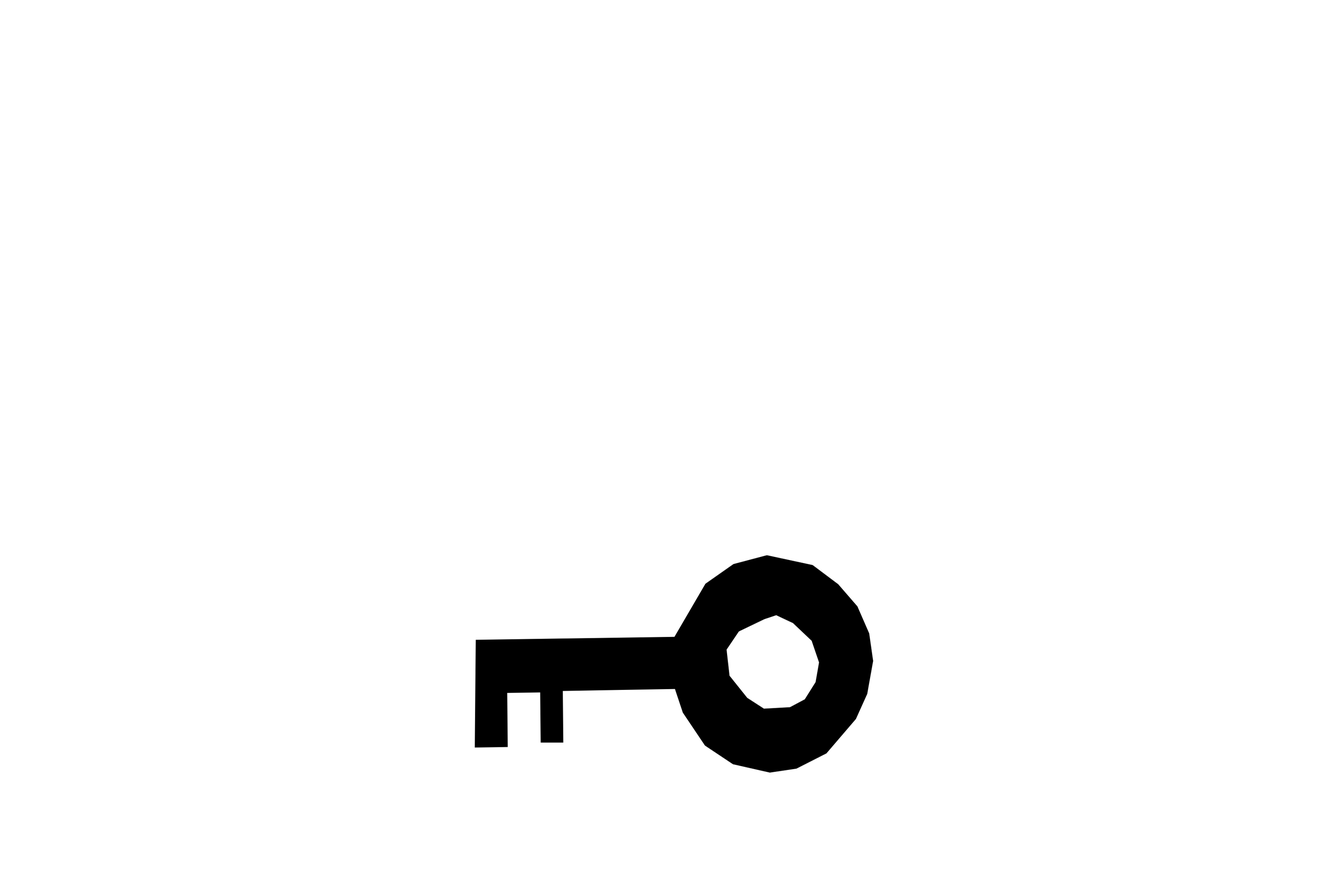
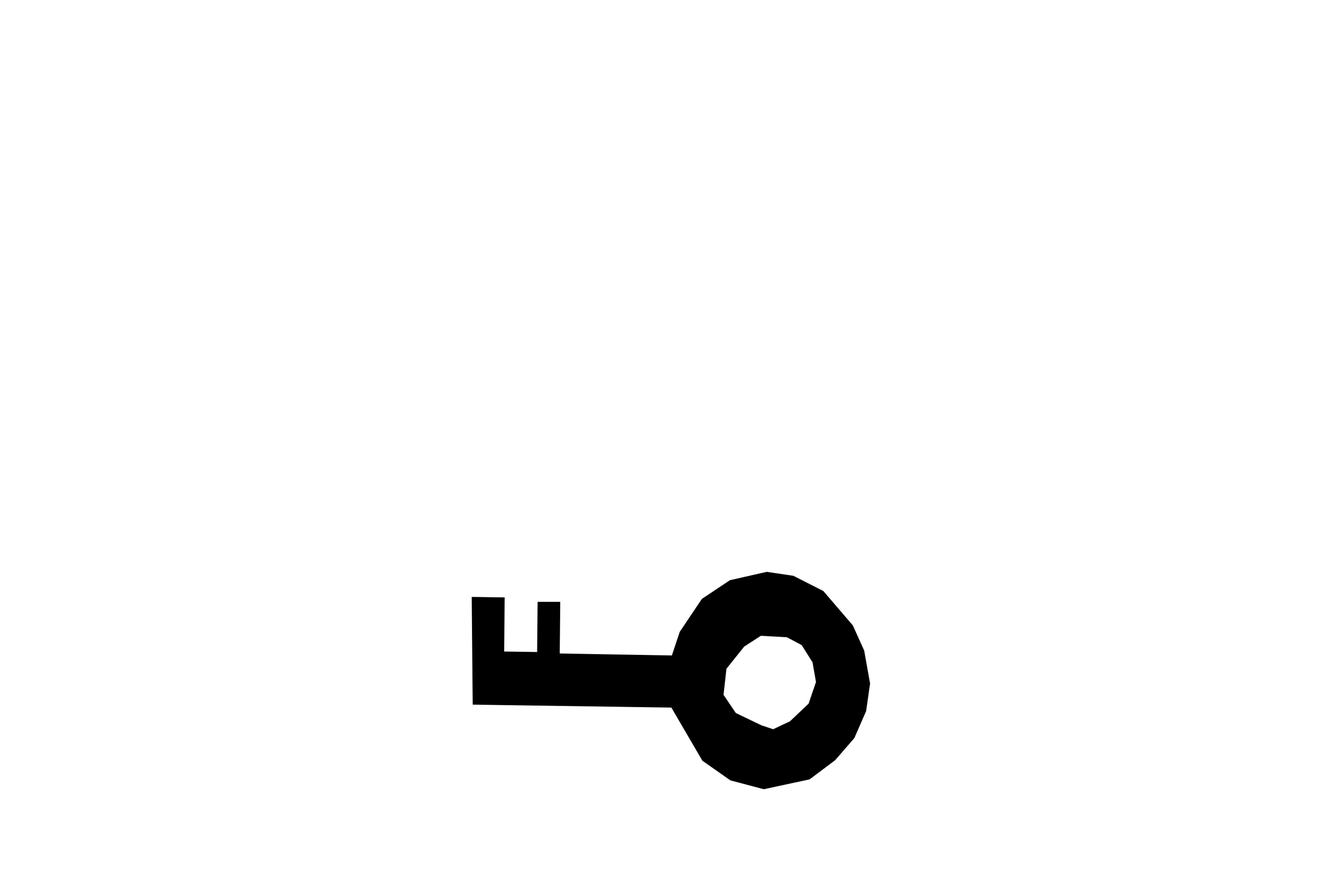
Layered file, before and after one edit (w=1344, h=896). Changes by layer:
painted on "Paint Layer 2" over [471, 554, 873, 789]
